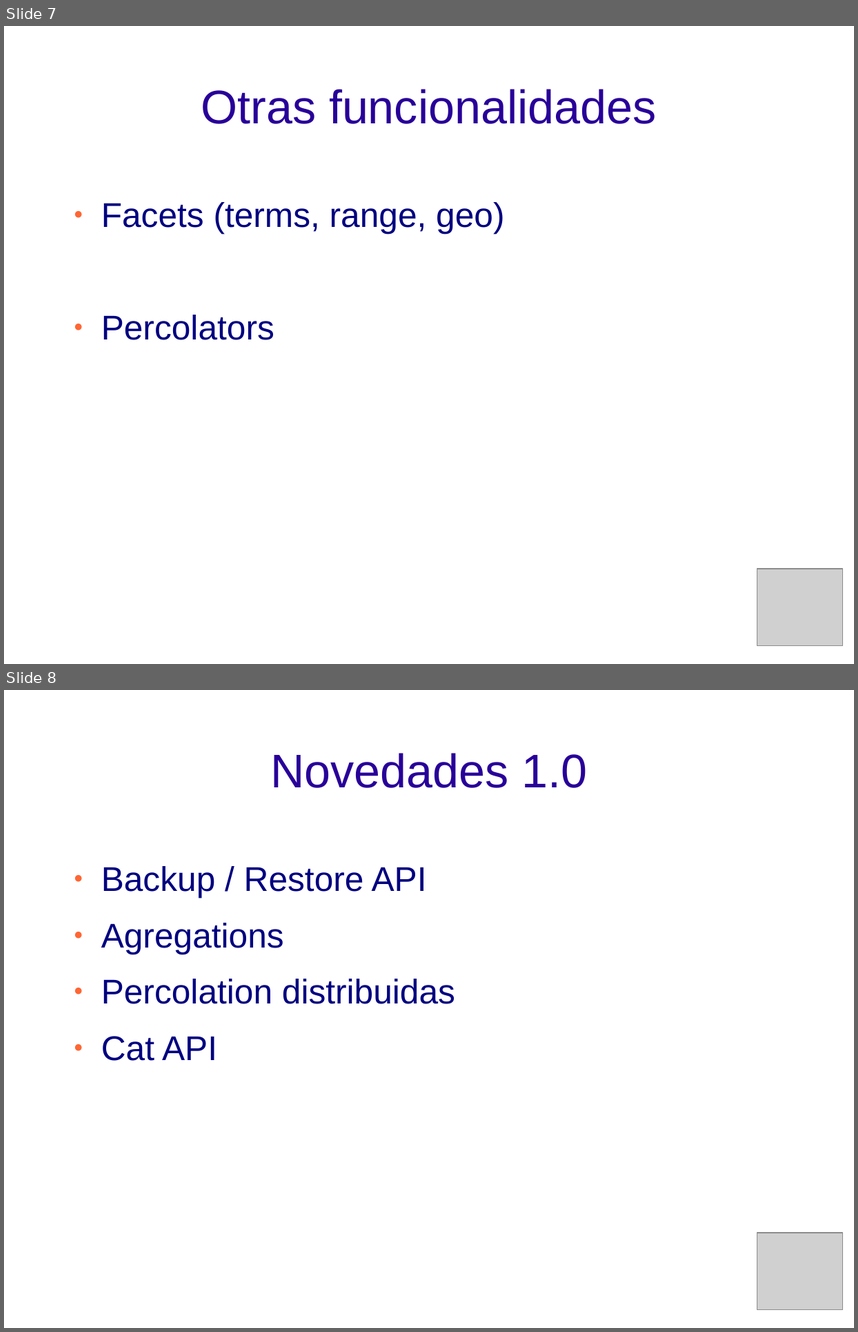
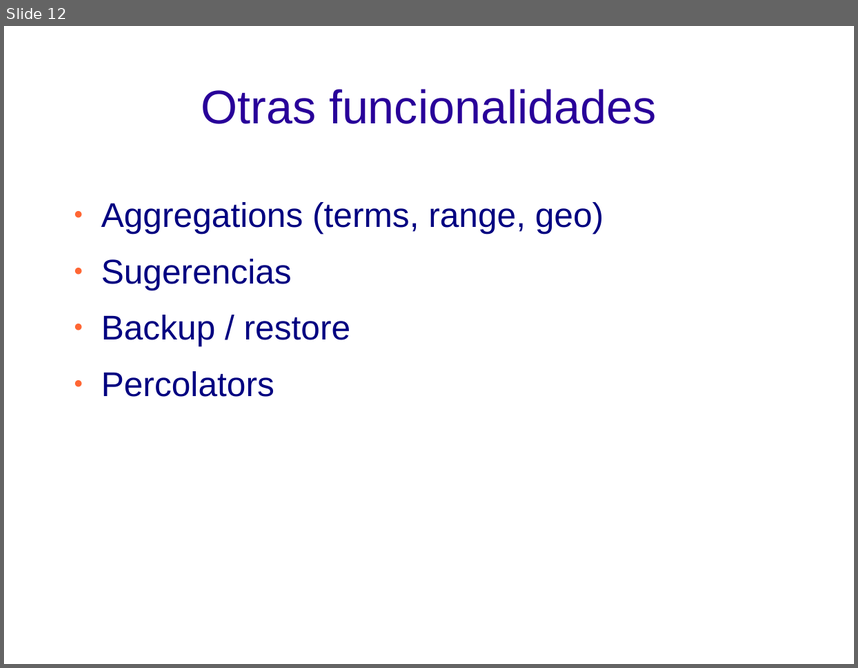
Before and after one commit to davidsf/charla_elasticsearch, a slide deck: elasticsearch.odp. Shown one above the other, each under a label of ours: slides 7 and 8 before the commit, slide 12 after it. The pictures are 858x1332 and 858x668 pixels, drawn with LibreOffice and Linux fonts; fonts in the diff are those of the drawing; grey boxes stand for pictures; background and template pictures are left out. Boxes give left, top, right and bottom in pixels: in the first picture for what was removed or moved away, otherwise in the second. Text is boxed around its words. In the diff, an @@ line names an element or a change of style, - is before the commit and + after.

```diff
--- a/elasticsearch.odp
+++ b/elasticsearch.odp
@@ slide 8 removed at (4, 690, 854, 1328), background picture (left out) @@
@@ title removed at (270, 753, 587, 788) @@
-Novedades 1.0
@@ text removed at (101, 866, 455, 1061) @@
-● Backup / Restore API
-● Agregations
-● Percolation distribuidas
-● Cat API
@@ picture removed at (757, 1232, 842, 1310) @@
@@ what was slide 7 is now slide 12 @@
@@ slide 12 changed as well @@
@@ text at (101, 202, 604, 346): text changed @@
-● Facets (terms, range, geo)
+● Aggregations (terms, range, geo)
+● Sugerencias
+● Backup / restore
@@ picture removed at (757, 568, 842, 646) @@
```
Also in this commit, not shown: 6 other slides changed, 10 slides added, 2 other slides removed.
